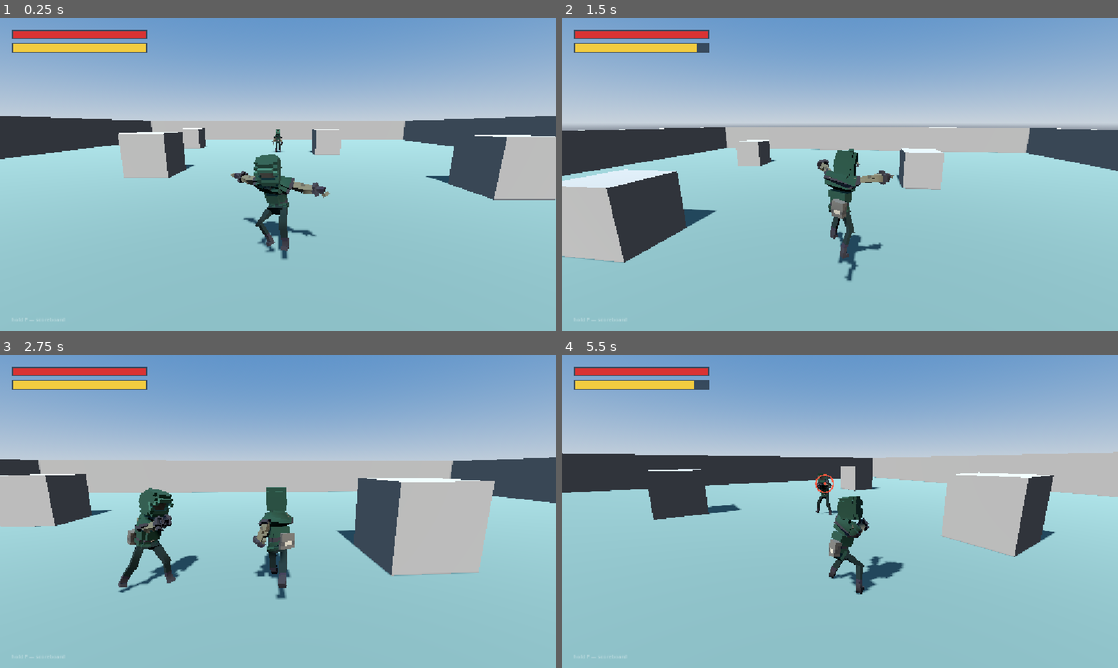
Above: before the commit, frames 1-4 (two rows, left to right).
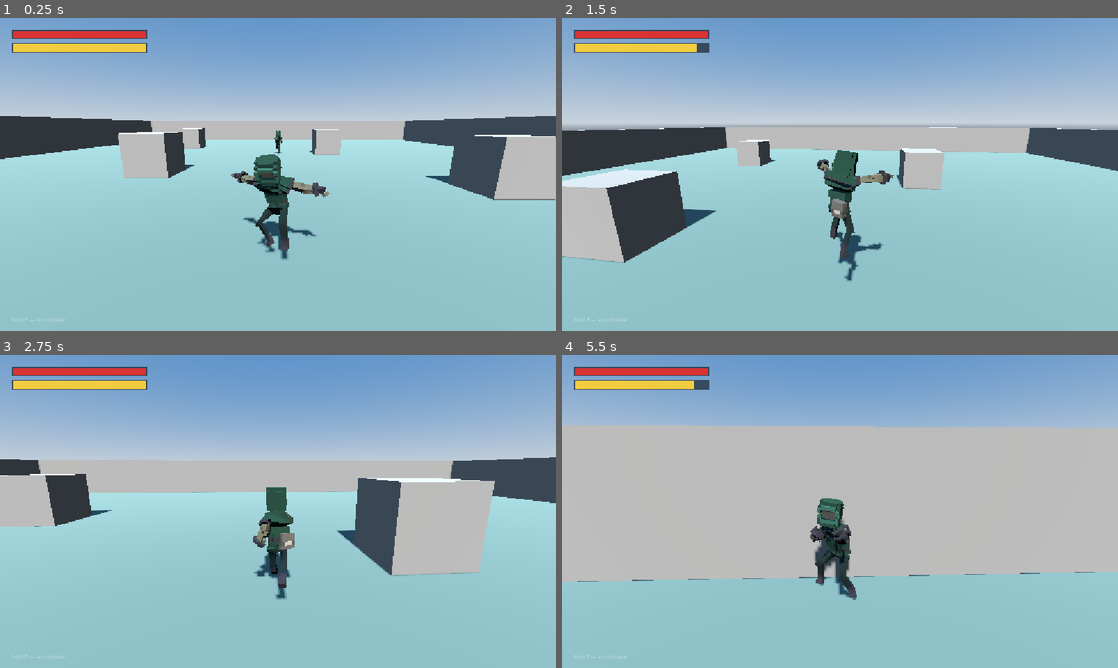
Above: after the commit, the same moments.

Repository: therealssorw/astria
Game: Godot game, scene res://scenes/main.tscn
Two runs of this game, one before a commit and one after it. Both use one fixed random seed, a clock stepped at 60 frames per second and the inputs below. This scene is started directly instead of the project's main scene. A sky picture missing from this copy of the repository is replaced by a grey-blue gradient. Sound files missing from this copy of the repository are replaced by a short silence.
Inputs (mouse positions are in pixels of both pictures, inside the frame that each line leads up to):
- Up to frame 1 (0.25 s): no input
- Up to frame 2 (1.5 s): tap Enter (ui_accept) at 0.5 s; move the mouse to (867, 174) at 0.52 s; hold W (move_forward) from 0.53 s (still down); click (867, 174) at 0.6 s; tap Space (jump) at 0.77 s; move the mouse to (812, 174) at 1.27 s; right-click (812, 174) at 1.35 s
- Up to frame 3 (2.75 s): keep holding W (move_forward); tap Space (jump) at 1.52 s; move the mouse to (289, 505) at 2.02 s; hold E (interact) from 2.03 s (still down)
- Up to frame 4 (5.5 s): keep holding W (move_forward); move the mouse to (834, 517) at 2.77 s; release E (interact) at 2.78 s; tap Middle mouse button (lock_on) at 2.85 s; click (834, 517) at 2.92 s; tap Space (jump) at 3.02, 3.77, 4.52 s; move the mouse to (878, 514) at 3.52 s; hold P (scoreboard) 3.53-4.28 s; move the mouse to (795, 508) at 4.27 s; tap Ctrl (slide) at 4.35 s; move the mouse to (845, 511) at 5.02 s; click (845, 511) at 5.1 s

The runs differ from the first frame. In frame 1, less than 0.1% of the frame differs, in the area x 48-51%, y 35-44%; in frame 2, less than 0.1%; in frame 3, 1.8%; in frame 4, 41%, in the area x 0-100%, y 22-79%.

Commit message:
Widen enemy line of sight (11 -> 22m, deaggro 26 -> 34m)
Bandits now notice the player from roughly twice as far. Deaggro range
moves up with it so aggro doesn't flicker at the boundary. The vision
cone and the wall/terrain occlusion check are unchanged, so cover and
approaching from behind still work.

Co-Authored-By: Claude Opus 5 <noreply@anthropic.com>

Diff:
--- a/scripts/entities/enemy.gd
+++ b/scripts/entities/enemy.gd
@@ -44,12 +44,13 @@
 @export var swing_wooshes: AudioStream = preload("res://Assets/Audio/SFX/Wooshes/woosh_sounds.tres")
 @export_group("Perception")
 ## The bandit only turns hostile once it SEES the player: within this range,
-## inside its forward vision cone, with clear line of sight. Kept short so a
-## player who doesn't want trouble can walk around them.
-@export var sight_range := 11.0
+## inside its forward vision cone, with clear line of sight. Sneaking past
+## means using cover or staying behind them, not just keeping your distance.
+@export var sight_range := 22.0
 @export var sight_fov_deg := 140.0
-## Loses interest and stands down beyond this distance.
-@export var deaggro_range := 26.0
+## Loses interest and stands down beyond this distance. Keep this comfortably
+## above sight_range or aggro flickers on and off at the boundary.
+@export var deaggro_range := 34.0
 @export_group("Combat AI")
 ## Inside this distance the enemy fights (attack/retreat/block cycle).
 @export var engage_range := 7.0
